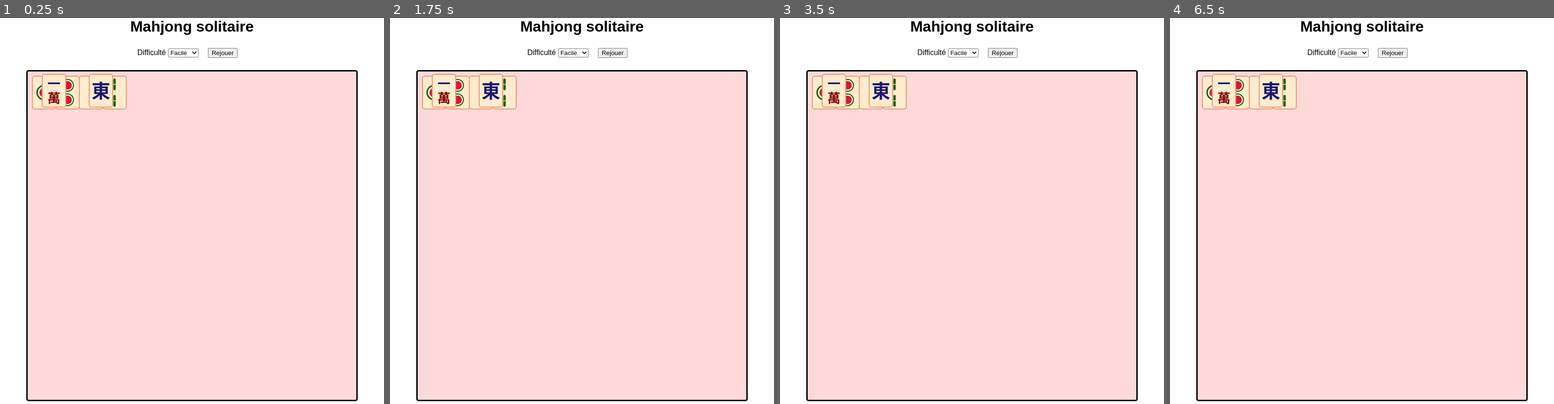
Above: before the commit, frames 1-4 (left to right).
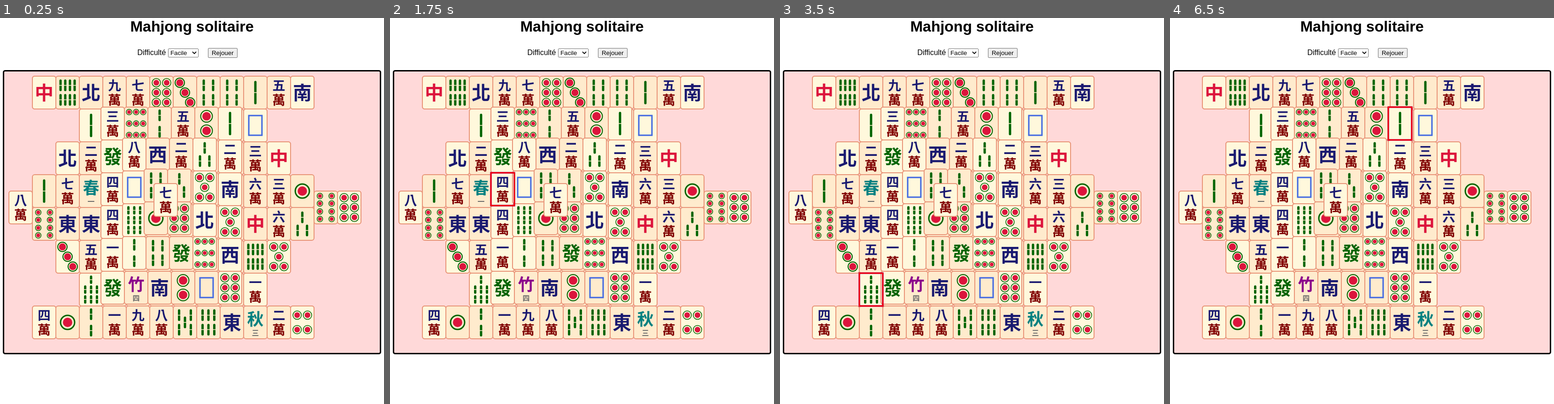
Above: after the commit, the same moments.

Repository: AlexDev2004/JeuxDeBureau
Game: browser game, page Mahjong/index.html
Same seed, same stepped clock (60 frames per second), same inputs: the game is played once before the commit and once after it.
Inputs (mouse positions are in pixels of both pictures, inside the frame that each line leads up to; where the layout moved, square brackets give the same spot in the first picture):
- Up to frame 1 (0.25 s): no input
- Up to frame 2 (1.75 s): click (582, 211) [582, 234] at 0.27 s; hold Right 1.03-1.53 s; click (582, 241) [582, 268] at 1.07 s; tap Space at 1.1, 1.6 s; hold Down from 1.58 s (still down); click (505, 183) [516, 203] at 1.67 s
- Up to frame 3 (3.5 s): release Down at 1.85 s; hold Left 1.9-2.47 s; tap Space at 2.1, 2.6, 3.1 s; click (1048, 168) [1037, 183] at 2.27 s; hold Up 2.52-2.82 s; click (1029, 268) [1021, 303] at 2.87 s; hold Right from 2.87 s (still down); click (876, 284) [887, 319] at 3.47 s
- Up to frame 4 (6.5 s): release Right at 3.53 s; hold Up 3.58-3.82 s; tap Space every 0.5 s from 3.6 to 6.1 s; hold Left 3.87-4.3 s; click (1362, 153) [1362, 168] at 4.07 s; hold Down 4.35-4.68 s; click (1473, 226) [1461, 253] at 4.67 s; hold Right 4.73-5.23 s; click (1246, 211) [1262, 234] at 5.27 s; hold Down 5.28-5.55 s; hold Left 5.6-6.17 s; click (1323, 311) [1327, 349] at 5.87 s; hold Up from 6.22 s (still down); click (1400, 110) [1396, 118] at 6.47 s

The runs differ from the first frame. In frame 1, 46% of the frame differs, in the area x 0-100%, y 13-100%; in frame 2, 46%; in frame 3, 46%; in frame 4, 46%.

Commit message:
Mahjong

Diff:
--- a/Mahjong/index.html
+++ b/Mahjong/index.html
@@ -21,7 +21,7 @@
         <button>Rejouer</button>
         <p></p>
     </nav>
-    <canvas width="700" height="700"></canvas>
+    <canvas width="800" height="600"></canvas>
     <h2></h2>
     <script src="tiles.js"></script>
     <script src="script.js"></script>
--- a/Mahjong/script.js
+++ b/Mahjong/script.js
@@ -1,42 +1,247 @@
 const canvas = document.querySelector('canvas');
 const ctx = canvas.getContext('2d');
+const endMesage = document.querySelector('h2');
 
 const tileWidth = 50;
 const tileHeight = 70;
 let tileX = 0;
 let tileY = 0;
 
-const layout = [
-    // étage 0 : une rangée de 4 tuiles
-    {x: 0, y: 0, z: 0, type: 'circleOne'},
-    {x: 2, y: 0, z: 0, type: 'circleTwo'},
-    {x: 4, y: 0, z: 0, type: 'bambooOne'},
-    {x: 6, y: 0, z: 0, type: 'bambooTwo'},
-    // étage 1 : deux tuiles posées à cheval
-    {x: 1, y: 0, z: 1, type: 'characterOne'},
-    {x: 5, y: 0, z: 1, type: 'windEast'}
-];
-
-let zMax = 0;
-layout.forEach(element => {
-    if(element.z > zMax) zMax = element.z;
-});
+let tiles = [];
+
+function buildTiles(){
+    tiles = [];
+    tileSet.forEach(tile => {
+        for(let i = 0; i < tile.count; i++){
+            tiles.push({pair: tile.pair, type: tile.type});
+        }
+    });
+}
+
+let layout = [];
+let countTryLayout = 0;
+
+function makeLayout(){
+    buildTiles();
+    layout = layoutModel.map(element => ({...element , retiree: false}));
+
+    while(tiles.length > 0){
+        let slotFree = layout.filter(slot => !slot.retiree && check(slot));
+        if(slotFree.length < 2){
+            countTryLayout++;
+            if(countTryLayout <= 50) return makeLayout();
+            return false;
+        }
+
+        // Sélectionner 2 cases libres et accessibles
+        if(slotFree.length < 2) {
+            countTryLayout ++;
+            if(countTryLayout <= 50) makeLayout();
+            return;
+        }
+
+        let slot1 = slotFree.splice(Math.floor(Math.random()*slotFree.length) , 1)[0];
+        let slot2 = slotFree[Math.floor(Math.random()*slotFree.length)];
+
+        // Sélectionner 2 tuiles
+        let tile1;
+        let tile2;
+        tile1 = Math.floor(Math.random()*tiles.length);
+        do{
+            tile2 = Math.floor(Math.random()*tiles.length);
+        }while(tile1 === tile2 || tiles[tile1].pair != tiles[tile2].pair);
+
+        // Ajouter ces tuiles dans les emplacements
+        slot1.type = tiles[tile1].type;
+        slot2.type = tiles[tile2].type;
+        slot1.pair = tiles[tile1].pair;
+        slot2.pair = tiles[tile2].pair;
+        slot1.retiree = true;
+        slot2.retiree = true;
+
+        tiles.splice(Math.max(tile1 , tile2) , 1);
+        tiles.splice(Math.min(tile1 , tile2) , 1);
+    }
+    layout.forEach(element => {
+        element.retiree = false;
+    });
+    return true;
+}
 
 function drawLayout(){
     ctx.clearRect(0,0,canvas.width , canvas.height);
     for(let i = 0; i <= zMax ; i++){
         layout.forEach(element => {
             if(element.z === i && !element.retiree){
-                tileX = element.x * (tileWidth / 2) - (element.z*4) + 10;
-                tileY = element.y * (tileHeight / 2) - (element.z*4) + 10;
+                const p = tilePosition(element);
+                tileX = p.x;
+                tileY = p.y;
+
+                // Tuile
+                ctx.fillStyle = 'BlanchedAlmond';
+                ctx.strokeStyle = 'DarkSalmon';
+                ctx.lineWidth = 2;
+
+                ctx.beginPath();
+                ctx.roundRect(tileX , tileY , tileWidth , tileHeight , 5);
+                ctx.fill();
+                ctx.stroke();
+
+                if(check(element)){
+                    ctx.fillStyle = 'Cornsilk';
+                    ctx.strokeStyle = 'DarkSalmon';
+                    ctx.lineWidth = 2;
+                    ctx.beginPath();
+                    ctx.roundRect(tileX , tileY , tileWidth , tileHeight , 5);
+                    ctx.fill();
+                    ctx.stroke();
+                }
+
                 drawTiles(element.type);
             }
         });
     }
-}
-drawLayout();
-
+    if(tileHovered != null){
+        const p = tilePosition(tileHovered);
+        ctx.strokeStyle = 'blue';
+        ctx.lineWidth = 3;
+        ctx.strokeRect(p.x , p.y , tileWidth , tileHeight);
+    }
+    if(tileClicked != null){
+        const p = tilePosition(tileClicked);
+        ctx.strokeStyle = 'red';
+        ctx.lineWidth = 3;
+        ctx.strokeRect(p.x , p.y , tileWidth , tileHeight);
+
+    }
+}
+
+function checkLeft(tileA , tileB){
+    if(tileB.retiree) return false;
+    if(tileA.z === tileB.z && Math.abs(tileA.y - tileB.y) <= 1){
+        if(tileA.x - tileB.x === 2) return true;
+    }
+    return false;
+}
+function checkRight(tileA , tileB){
+    if(tileB.retiree) return false;
+    if(tileA.z === tileB.z && Math.abs(tileA.y - tileB.y) <= 1){
+        if(tileB.x - tileA.x === 2) return true;
+    }
+    return false;
+}
+function checkTop(tileA , tileB){
+    if(tileB.retiree) return false;
+    if(tileA.z < tileB.z){
+        if(Math.abs(tileA.x - tileB.x) <= 1 && Math.abs(tileA.y - tileB.y) <= 1) return true;
+    }
+    return false;
+}
 function check(tile){
-    let result;
-
-}
+    const lockTop = layout.some(element => checkTop(tile , element));
+    const lockLeft = layout.some(element => checkLeft(tile , element));
+    const lockRight = layout.some(element => checkRight(tile , element));
+
+    const lockSide = lockRight && lockLeft;
+
+    return !lockTop && !lockSide;
+}
+
+// Position (en pixels) du coin haut-gauche d'une tuile
+function tilePosition(tile){
+    return {
+        x: tile.x * (tileWidth / 2) - (tile.z * 4) + 10,
+        y: tile.y * (tileHeight / 2) - (tile.z * 4) + 10
+    };
+}
+
+// Renvoie la tuile visible sous la souris, ou null s'il n'y en a pas
+function findTileAt(mouseX , mouseY){
+    let found = null;
+    layout.forEach(tile => {
+        if(tile.retiree) return;
+
+        const p = tilePosition(tile);
+        const inside = mouseX >= p.x && mouseX < p.x + tileWidth
+                    && mouseY >= p.y && mouseY < p.y + tileHeight;
+        if(inside && (found === null || tile.z > found.z)) found = tile;
+    });
+    return found;
+}
+
+// Jeu
+    let zMax = 0;
+    let tileHovered = null;
+    let tileClicked = null;
+
+function startGame(){
+    endMesage.innerText = '';
+    tileHovered = null;
+    tileClicked = null;
+    countTryLayout = 0;
+    makeLayout();
+
+    zMax = 0;
+    layout.forEach(element => {
+        if(element.z > zMax) zMax = element.z;
+    });
+
+    drawLayout();
+}
+startGame();
+
+
+// Event
+canvas.addEventListener('mousemove' , (e) => {
+    let tile = findTileAt(e.offsetX , e.offsetY);
+    if(tile !== null && !check(tile)) tile = null;   // vide ou tuile non jouable : pas de survol
+
+    if(tile === tileHovered) return;                 // rien n'a changé : pas de redessin
+    tileHovered = tile;
+    drawLayout();                                    // le contour disparaît si tileHovered vaut null
+});
+
+canvas.addEventListener('mouseleave' , () => {
+    tileHovered = null;
+    drawLayout();
+});
+
+canvas.addEventListener('click' , (e) => {
+    let tile = findTileAt(e.offsetX , e.offsetY);
+    if(!check(tile)) tile = null;
+    if(tile == null){
+        tileClicked = null;
+        drawLayout();
+        return;
+    }
+    if(tile === tileClicked) {
+        tileClicked = null;
+        drawLayout();
+        return;
+    }
+    if(tileClicked != null && tileClicked.pair === tile.pair){
+        tileClicked.retiree = true;
+        tile.retiree = true;
+        tileClicked = null;
+        tileHovered = null;
+        drawLayout();
+
+        if(layout.every(t => t.retiree)){
+            endMesage.innerText = 'Gagné !';
+        }else if(!hasMove()){
+            endMesage.innerText = 'Perdu !';
+        }        return;
+    }
+    tileClicked = tile;
+    drawLayout();
+});
+
+function hasMove(){
+    const free = layout.filter(t => !t.retiree && check(t));
+    const seen = new Set();
+    for(const t of free){
+        if(seen.has(t.pair)) return true;     // deux tuiles libres de même paire
+        seen.add(t.pair);
+    }
+    return false;
+}
--- a/Mahjong/tiles.js
+++ b/Mahjong/tiles.js
@@ -1,14 +1,4 @@
 function drawTiles(tile){
-    // Tuile
-    ctx.fillStyle = 'BlanchedAlmond';
-    ctx.strokeStyle = 'DarkSalmon';
-    ctx.lineWidth = 2;
-
-    ctx.beginPath();
-    ctx.roundRect(tileX , tileY , tileWidth , tileHeight , 5);
-    ctx.fill();
-    ctx.stroke();
-
     switch(tile){
         // -------- CERCLES ----------------------------
         case 'circleOne':
@@ -306,3 +296,112 @@
     text(symbol , 0.5 , 0.4 , 0.7 , color);
     text(number , 0.5 , 0.82 , 0.3 , 'DimGray');
 }
+
+
+// Tuiles de référence du Mahjong : 144 tuiles au total.
+// type  = ce qu'on dessine (le nom utilisé dans drawTiles)
+// pair  = ce qui sert à comparer : deux tuiles forment une paire si leur pair est identique
+// count = nombre d'exemplaires de cette tuile dans le jeu
+
+const tileSet = [
+    // --------- CERCLES ---------
+    { type: 'circleOne', pair: 'circleOne', count: 4 },
+    { type: 'circleTwo', pair: 'circleTwo', count: 4 },
+    { type: 'circleThree', pair: 'circleThree', count: 4 },
+    { type: 'circleFour', pair: 'circleFour', count: 4 },
+    { type: 'circleFive', pair: 'circleFive', count: 4 },
+    { type: 'circleSix', pair: 'circleSix', count: 4 },
+    { type: 'circleSeven', pair: 'circleSeven', count: 4 },
+    { type: 'circleEight', pair: 'circleEight', count: 4 },
+    { type: 'circleNine', pair: 'circleNine', count: 4 },
+    // --------- BAMBOUS ---------
+    { type: 'bambooOne', pair: 'bambooOne', count: 4 },
+    { type: 'bambooTwo', pair: 'bambooTwo', count: 4 },
+    { type: 'bambooThree', pair: 'bambooThree', count: 4 },
+    { type: 'bambooFour', pair: 'bambooFour', count: 4 },
+    { type: 'bambooFive', pair: 'bambooFive', count: 4 },
+    { type: 'bambooSix', pair: 'bambooSix', count: 4 },
+    { type: 'bambooSeven', pair: 'bambooSeven', count: 4 },
+    { type: 'bambooEight', pair: 'bambooEight', count: 4 },
+    { type: 'bambooNine', pair: 'bambooNine', count: 4 },
+    // --------- CARACTERES ---------
+    { type: 'characterOne', pair: 'characterOne', count: 4 },
+    { type: 'characterTwo', pair: 'characterTwo', count: 4 },
+    { type: 'characterThree', pair: 'characterThree', count: 4 },
+    { type: 'characterFour', pair: 'characterFour', count: 4 },
+    { type: 'characterFive', pair: 'characterFive', count: 4 },
+    { type: 'characterSix', pair: 'characterSix', count: 4 },
+    { type: 'characterSeven', pair: 'characterSeven', count: 4 },
+    { type: 'characterEight', pair: 'characterEight', count: 4 },
+    { type: 'characterNine', pair: 'characterNine', count: 4 },
+    // --------- VENTS ---------
+    { type: 'windEast', pair: 'windEast', count: 4 },
+    { type: 'windSouth', pair: 'windSouth', count: 4 },
+    { type: 'windWest', pair: 'windWest', count: 4 },
+    { type: 'windNorth', pair: 'windNorth', count: 4 },
+    // --------- DRAGONS ---------
+    { type: 'dragonRed', pair: 'dragonRed', count: 4 },
+    { type: 'dragonGreen', pair: 'dragonGreen', count: 4 },
+    { type: 'dragonWhite', pair: 'dragonWhite', count: 4 },
+    // --------- FLEURS : n'importe quelle fleur va avec n'importe quelle autre ---------
+    { type: 'flowerPlum', pair: 'flower', count: 1 },
+    { type: 'flowerOrchid', pair: 'flower', count: 1 },
+    { type: 'flowerChrysanthemum', pair: 'flower', count: 1 },
+    { type: 'flowerBamboo', pair: 'flower', count: 1 },
+    // --------- SAISONS : n'importe quelle saison va avec n'importe quelle autre ---------
+    { type: 'seasonSpring', pair: 'season', count: 1 },
+    { type: 'seasonSummer', pair: 'season', count: 1 },
+    { type: 'seasonAutumn', pair: 'season', count: 1 },
+    { type: 'seasonWinter', pair: 'season', count: 1 }
+];
+
+// ---------- Contrôle au chargement (à retirer quand tout fonctionne) ----------
+// const total = tileSet.reduce((somme , t) => somme + t.count , 0);
+// console.log('Total de tuiles :' , total);     // doit afficher 144
+
+// const parParPair = {};
+// tileSet.forEach(t => {
+//     parParPair[t.pair] = (parParPair[t.pair] || 0) + t.count;
+// });
+// for(const code in parParPair){
+//     if(parParPair[code] % 2 !== 0) console.error('Nombre impair pour' , code);
+// }
+
+// Disposition « tortue » : 144 emplacements (positions seulement, pas de type).
+// x et y sont en demi-tuiles : une tuile occupe 2 x 2 unités.
+// z est l'étage (0 = sol).
+// Taille du canvas conseillée : 800 x 600.
+
+const layoutModel = [
+    // --------- ETAGE 0 (87) ---------
+    {x: 2, y: 0, z: 0}, {x: 4, y: 0, z: 0}, {x: 6, y: 0, z: 0}, {x: 8, y: 0, z: 0}, {x: 10, y: 0, z: 0}, {x: 12, y: 0, z: 0},
+    {x: 14, y: 0, z: 0}, {x: 16, y: 0, z: 0}, {x: 18, y: 0, z: 0}, {x: 20, y: 0, z: 0}, {x: 22, y: 0, z: 0}, {x: 24, y: 0, z: 0},
+    {x: 6, y: 2, z: 0}, {x: 8, y: 2, z: 0}, {x: 10, y: 2, z: 0}, {x: 12, y: 2, z: 0}, {x: 14, y: 2, z: 0}, {x: 16, y: 2, z: 0},
+    {x: 18, y: 2, z: 0}, {x: 20, y: 2, z: 0}, {x: 4, y: 4, z: 0}, {x: 6, y: 4, z: 0}, {x: 8, y: 4, z: 0}, {x: 10, y: 4, z: 0},
+    {x: 12, y: 4, z: 0}, {x: 14, y: 4, z: 0}, {x: 16, y: 4, z: 0}, {x: 18, y: 4, z: 0}, {x: 20, y: 4, z: 0}, {x: 22, y: 4, z: 0},
+    {x: 2, y: 6, z: 0}, {x: 4, y: 6, z: 0}, {x: 6, y: 6, z: 0}, {x: 8, y: 6, z: 0}, {x: 10, y: 6, z: 0}, {x: 12, y: 6, z: 0},
+    {x: 14, y: 6, z: 0}, {x: 16, y: 6, z: 0}, {x: 18, y: 6, z: 0}, {x: 20, y: 6, z: 0}, {x: 22, y: 6, z: 0}, {x: 24, y: 6, z: 0},
+    {x: 2, y: 8, z: 0}, {x: 4, y: 8, z: 0}, {x: 6, y: 8, z: 0}, {x: 8, y: 8, z: 0}, {x: 10, y: 8, z: 0}, {x: 12, y: 8, z: 0},
+    {x: 14, y: 8, z: 0}, {x: 16, y: 8, z: 0}, {x: 18, y: 8, z: 0}, {x: 20, y: 8, z: 0}, {x: 22, y: 8, z: 0}, {x: 24, y: 8, z: 0},
+    {x: 4, y: 10, z: 0}, {x: 6, y: 10, z: 0}, {x: 8, y: 10, z: 0}, {x: 10, y: 10, z: 0}, {x: 12, y: 10, z: 0}, {x: 14, y: 10, z: 0},
+    {x: 16, y: 10, z: 0}, {x: 18, y: 10, z: 0}, {x: 20, y: 10, z: 0}, {x: 22, y: 10, z: 0}, {x: 6, y: 12, z: 0}, {x: 8, y: 12, z: 0},
+    {x: 10, y: 12, z: 0}, {x: 12, y: 12, z: 0}, {x: 14, y: 12, z: 0}, {x: 16, y: 12, z: 0}, {x: 18, y: 12, z: 0}, {x: 20, y: 12, z: 0},
+    {x: 2, y: 14, z: 0}, {x: 4, y: 14, z: 0}, {x: 6, y: 14, z: 0}, {x: 8, y: 14, z: 0}, {x: 10, y: 14, z: 0}, {x: 12, y: 14, z: 0},
+    {x: 14, y: 14, z: 0}, {x: 16, y: 14, z: 0}, {x: 18, y: 14, z: 0}, {x: 20, y: 14, z: 0}, {x: 22, y: 14, z: 0}, {x: 24, y: 14, z: 0},
+    {x: 0, y: 7, z: 0}, {x: 26, y: 7, z: 0}, {x: 28, y: 7, z: 0},
+    // --------- ETAGE 1 (36) ---------
+    {x: 8, y: 2, z: 1}, {x: 10, y: 2, z: 1}, {x: 12, y: 2, z: 1}, {x: 14, y: 2, z: 1}, {x: 16, y: 2, z: 1}, {x: 18, y: 2, z: 1},
+    {x: 8, y: 4, z: 1}, {x: 10, y: 4, z: 1}, {x: 12, y: 4, z: 1}, {x: 14, y: 4, z: 1}, {x: 16, y: 4, z: 1}, {x: 18, y: 4, z: 1},
+    {x: 8, y: 6, z: 1}, {x: 10, y: 6, z: 1}, {x: 12, y: 6, z: 1}, {x: 14, y: 6, z: 1}, {x: 16, y: 6, z: 1}, {x: 18, y: 6, z: 1},
+    {x: 8, y: 8, z: 1}, {x: 10, y: 8, z: 1}, {x: 12, y: 8, z: 1}, {x: 14, y: 8, z: 1}, {x: 16, y: 8, z: 1}, {x: 18, y: 8, z: 1},
+    {x: 8, y: 10, z: 1}, {x: 10, y: 10, z: 1}, {x: 12, y: 10, z: 1}, {x: 14, y: 10, z: 1}, {x: 16, y: 10, z: 1}, {x: 18, y: 10, z: 1},
+    {x: 8, y: 12, z: 1}, {x: 10, y: 12, z: 1}, {x: 12, y: 12, z: 1}, {x: 14, y: 12, z: 1}, {x: 16, y: 12, z: 1}, {x: 18, y: 12, z: 1},
+    // --------- ETAGE 2 (16) ---------
+    {x: 10, y: 4, z: 2}, {x: 12, y: 4, z: 2}, {x: 14, y: 4, z: 2}, {x: 16, y: 4, z: 2}, {x: 10, y: 6, z: 2}, {x: 12, y: 6, z: 2},
+    {x: 14, y: 6, z: 2}, {x: 16, y: 6, z: 2}, {x: 10, y: 8, z: 2}, {x: 12, y: 8, z: 2}, {x: 14, y: 8, z: 2}, {x: 16, y: 8, z: 2},
+    {x: 10, y: 10, z: 2}, {x: 12, y: 10, z: 2}, {x: 14, y: 10, z: 2}, {x: 16, y: 10, z: 2},
+    // --------- ETAGE 3 (4) ---------
+    {x: 12, y: 6, z: 3}, {x: 14, y: 6, z: 3}, {x: 12, y: 8, z: 3}, {x: 14, y: 8, z: 3},
+    // --------- ETAGE 4 (1) ---------
+    {x: 13, y: 7, z: 4}
+];
